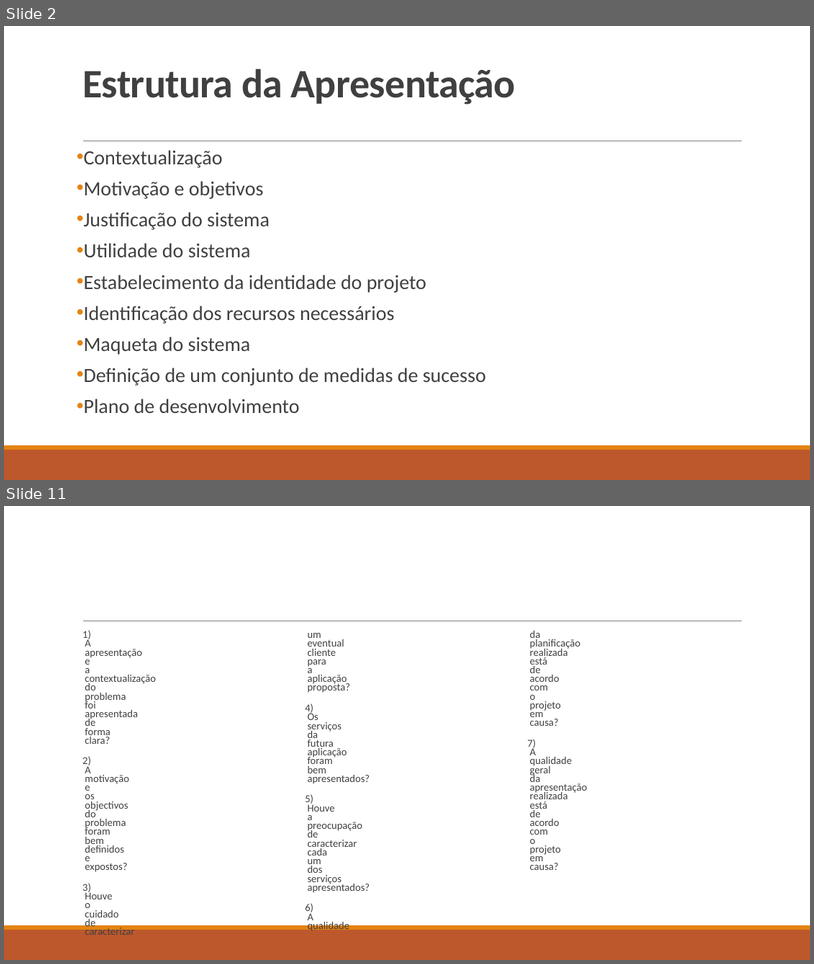
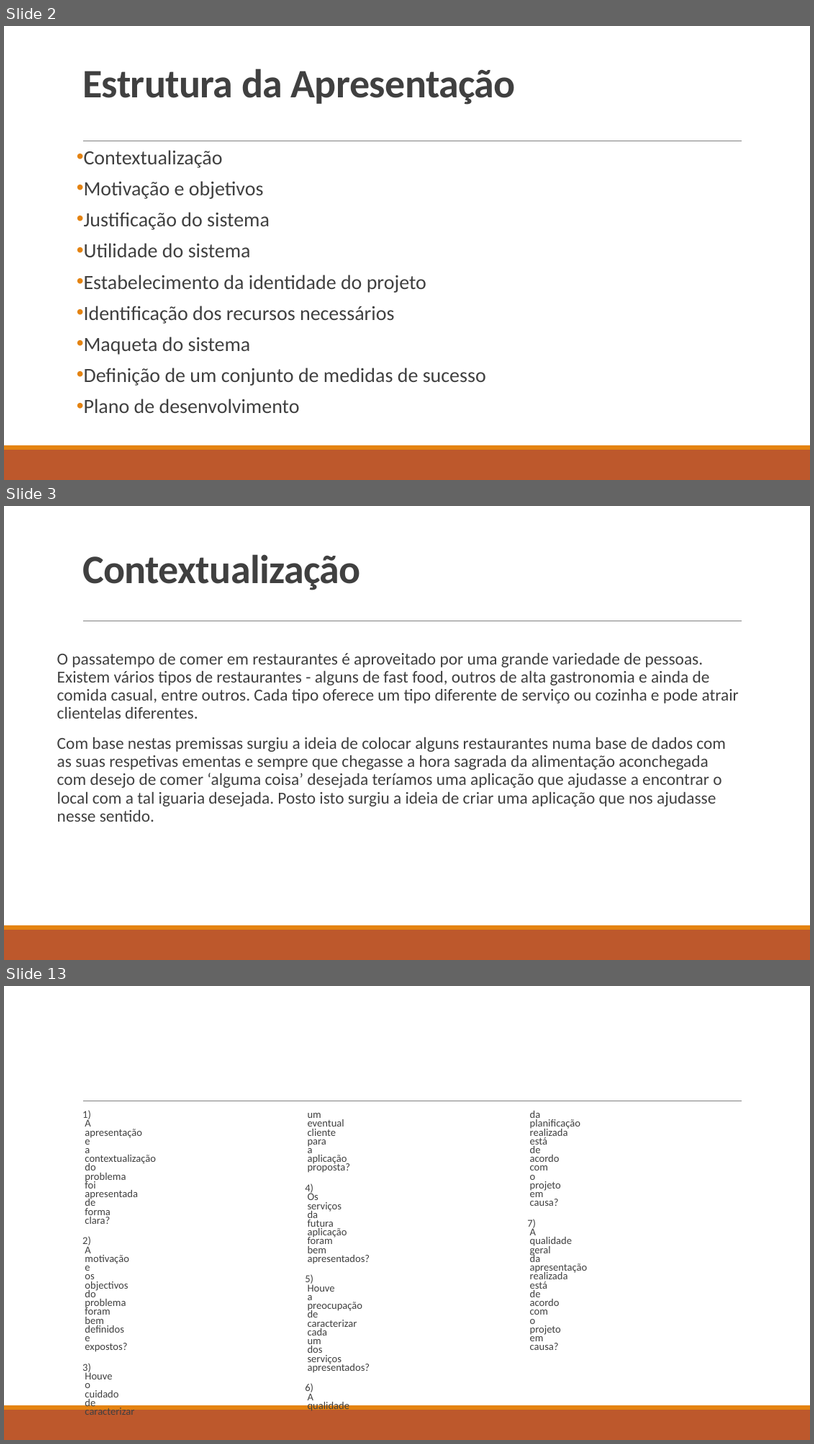
Before and after one commit to natawild/LI4-16-17, a slide deck: Etapa1/Apresentação1fase.pptx. Shown one above the other, each under a label of ours: slides 2 and 11 before the commit, slides 2, 3 and 13 after it; the slides between them are not shown. The pictures are 814x964 and 814x1444 pixels, drawn with LibreOffice and Linux fonts; fonts in the diff are those of the drawing. Boxes give left, top, right and bottom in pixels: in the first picture for what was removed or moved away, otherwise in the second. Text is boxed around its words. In the diff, an @@ line names an element or a change of style, - is before the commit and + after.

```diff
--- a/Etapa1/Apresentação1fase.pptx
+++ b/Etapa1/Apresentação1fase.pptx
@@ slide 3 added at bbox=[4, 506, 810, 960], background #FFFFFF; not listed: 3 template elements that a slide beside it also shows @@
@@ title added at bbox=[82, 554, 361, 590], 48 pt, text #404040, bold @@
+Contextualização
@@ text added at bbox=[57, 653, 739, 821], 20 pt, text #404040 @@
+  O passatempo de comer em restaurantes é aproveitado por uma grande variedade de pessoas. Existem vários tipos de restaurantes - alguns de fast food, outros de alta gastronomia e ainda de comida casual, entre outros. Cada tipo oferece um tipo diferente de serviço ou cozinha e pode atrair clientelas diferentes.
+  Com base nestas premissas surgiu a ideia de colocar alguns restaurantes numa base de dados com as suas respetivas ementas e sempre que chegasse a hora sagrada da alimentação aconchegada com desejo de comer ‘alguma coisa’ desejada teríamos uma aplicação que ajudasse a encontrar o local com a tal iguaria desejada. Posto isto surgiu a ideia de criar uma aplicação que nos ajudasse nesse sentido.
@@ what was slide 11 is now slide 13 @@
```
Also in this commit, not shown: 8 slides changed, 2 other slides added, 1 slide removed.
